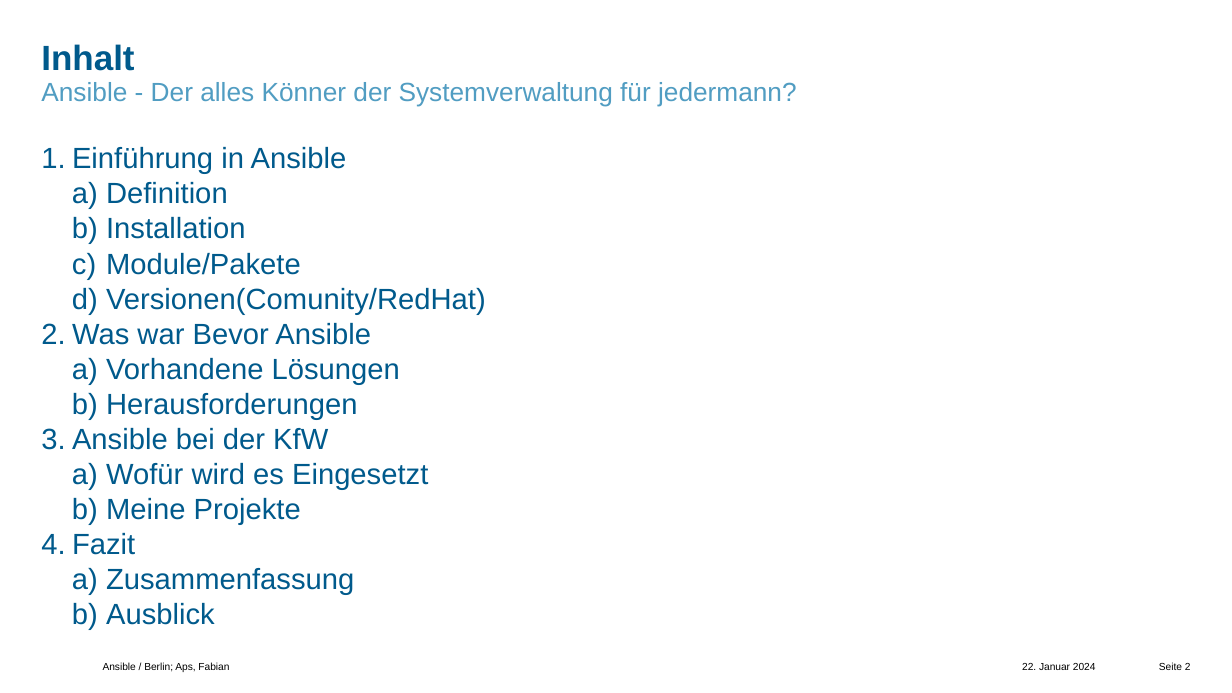
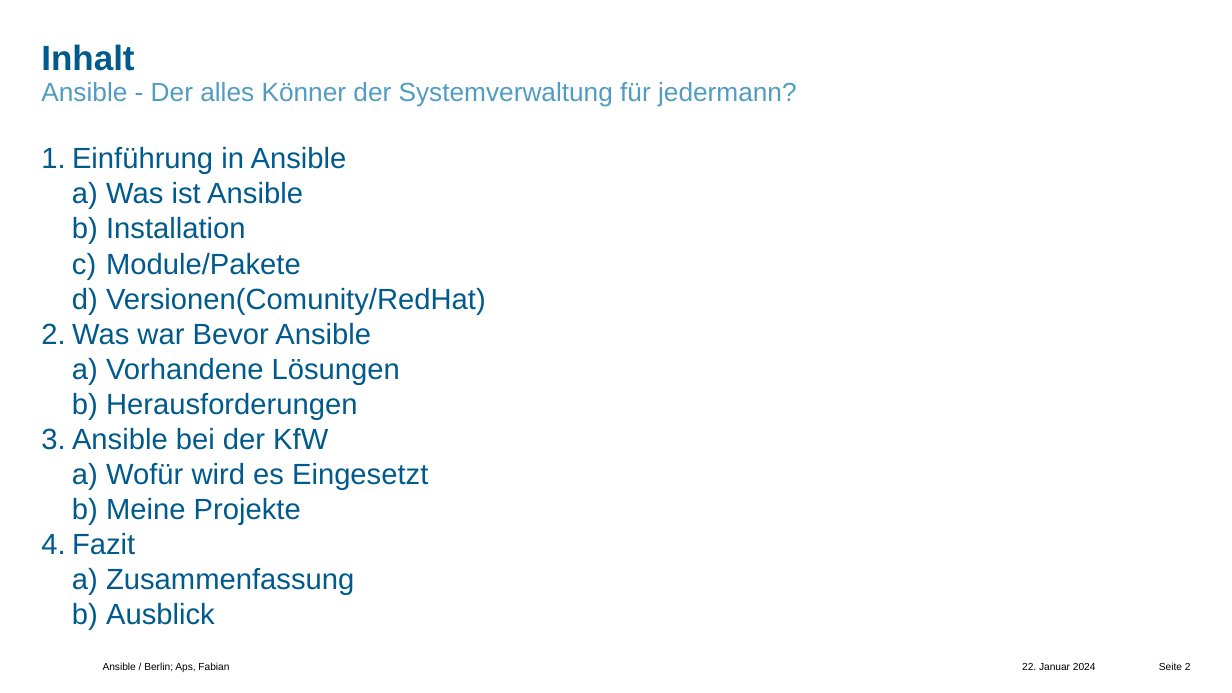
Before and after one commit to comboomPunkTsucht/OSZIMT-repo-ITA12_aps, a slide deck: slide 2 of Drites AusbildungsJahr/Ansible-ITA12-Aps,Fabian-KfW.pptx. Drawn at 1232x693 pixels with LibreOffice and Linux fonts; fonts in the diff are those of the drawing; background and template pictures are left out. Boxes give left, top, right and bottom in pixels: in the first picture for what was removed or moved away, otherwise in the second. Text is boxed around its words. In the diff, an @@ line names an element or a change of style, - is before the commit and + after.

```diff
--- a/Drites AusbildungsJahr/Ansible-ITA12-Aps,Fabian-KfW.pptx
+++ b/Drites AusbildungsJahr/Ansible-ITA12-Aps,Fabian-KfW.pptx
@@ text at <box>106,182,303,204</box>: text changed @@
-  a) Definition
+  a) Was ist Ansible
```
Also in this commit, not shown: 1 other slide changed, 5 slides added.
